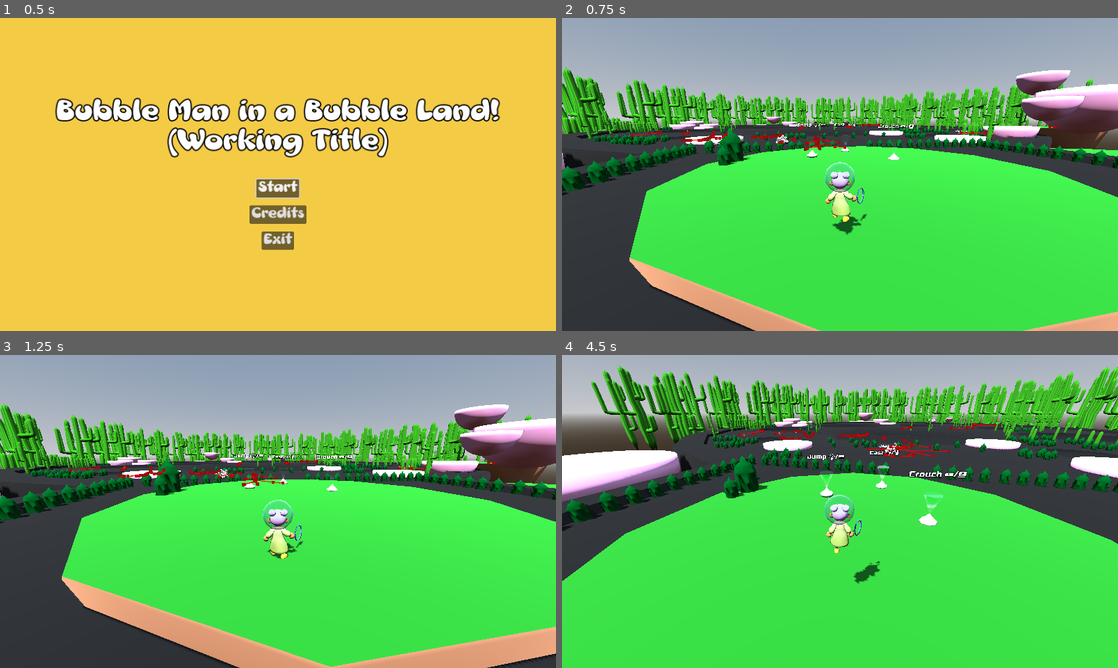
Above: before the commit, frames 1-4 (two rows, left to right).
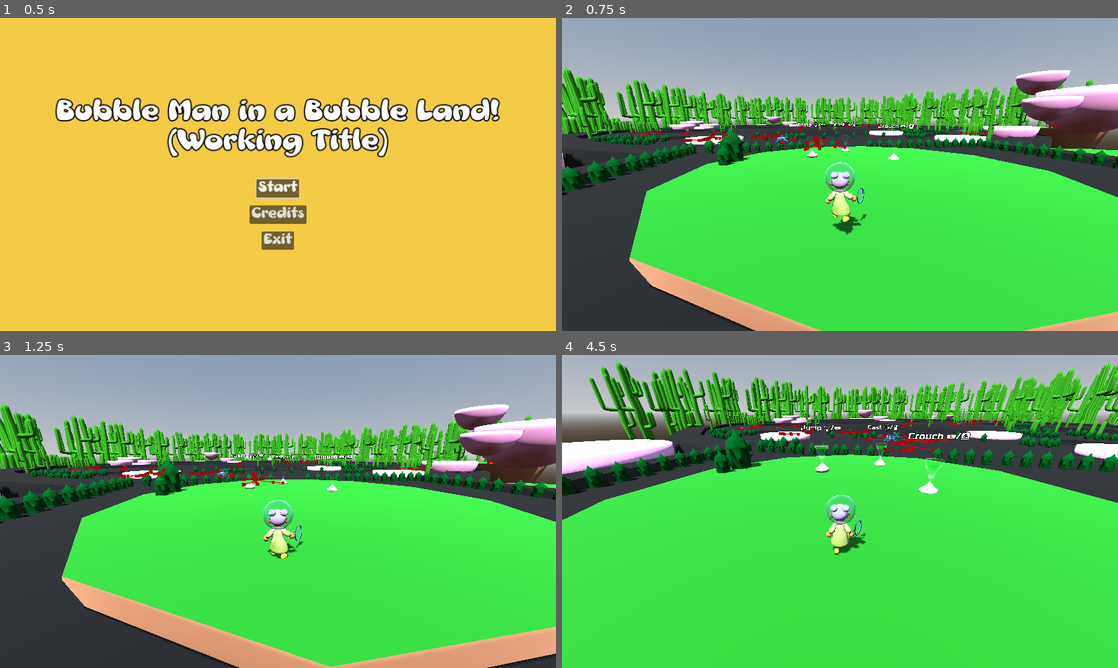
Above: after the commit, the same moments.

Repository: Gertkeno/GGJ2025
Game: Godot game, scene res://main_menu.tscn
Same seed, same stepped clock (60 frames per second), same inputs: the game is played once before the commit and once after it.
Inputs (mouse positions are in pixels of both pictures, inside the frame that each line leads up to):
- Up to frame 1 (0.5 s): no input
- Up to frame 2 (0.75 s): click "Start" at 0.5 s
- Up to frame 3 (1.25 s): no input
- Up to frame 4 (4.5 s): move the mouse to (962, 495) at 1.27 s; press the mouse at (962, 495) at 1.28 s; hold Right (right) 1.28-2.03 s; tap Space (jump) at 1.52, 2.27, 3.77 s; move the mouse to (812, 511) at 2.02 s; release the mouse at (812, 511) at 2.03 s; hold Up (forward) from 2.03 s (still down); tap Shift (crouch) at 2.1, 3.6 s; move the mouse to (851, 505) at 2.77 s; press the mouse at (851, 505) at 2.78 s; move the mouse to (834, 517) at 3.52 s; release the mouse at (834, 517) at 3.53 s; move the mouse to (878, 514) at 4.27 s; press the mouse at (878, 514) at 4.28 s

Frame 1 is identical in both runs. In frame 2, less than 0.1% of the frame differs, in the area x 17-88%, y 34-41%; in frame 3, less than 0.1%; in frame 4, 26%, in the area x 0-100%, y 1-74%.

Commit message:
using glb updated uv mapped animals

Diff:
--- /dev/null
+++ b/Bubble/BubbleMat_Animal.tres
@@ -0,0 +1,24 @@
+[gd_resource type="ShaderMaterial" load_steps=3 format=3 uid="uid://ub384db6bbl5"]
+
+[ext_resource type="Shader" path="res://Bubble/Bubble.gdshader" id="1_asa8j"]
+[ext_resource type="Texture2D" uid="uid://bvb4a33lypxvj" path="res://Bubble/Marble 13 - 256x256.png" id="2_mnykk"]
+
+[resource]
+resource_local_to_scene = true
+render_priority = 0
+shader = ExtResource("1_asa8j")
+shader_parameter/noise_scale = 0.34
+shader_parameter/tint_color = Color(0.309804, 0.501961, 0.835294, 0.392157)
+shader_parameter/rim_color = Color(0.459601, 0.627507, 0.984821, 1)
+shader_parameter/fresnel_power = 2.665
+shader_parameter/fresnel_offset = 0.739
+shader_parameter/distortion_speed = 0.632
+shader_parameter/distortion_direction = Vector2(0, 0.31)
+shader_parameter/distortion_scale = 0.339
+shader_parameter/distortion_factor = 0.36
+shader_parameter/ripple_state = 0.0
+shader_parameter/ripple_strength = 0.567
+shader_parameter/ripple_speed = 16.667
+shader_parameter/point_strength = 1.316
+shader_parameter/ripple_direction = Vector3(0.46, 1.09, 1.71)
+shader_parameter/noise_texture = ExtResource("2_mnykk")
--- a/DefenseBeast/defense_beast.tscn
+++ b/DefenseBeast/defense_beast.tscn
@@ -1,10 +1,11 @@
-[gd_scene load_steps=8 format=3 uid="uid://bso8oicnpy2nr"]
+[gd_scene load_steps=9 format=3 uid="uid://bso8oicnpy2nr"]
 
 [ext_resource type="Script" path="res://DefenseBeast/defense_beast.gd" id="1_363l7"]
 [ext_resource type="PackedScene" uid="uid://by4by86dfprkd" path="res://System/bubble_animal.tscn" id="2_30sx1"]
 [ext_resource type="Script" path="res://System/default_behavior.gd" id="2_ljxhn"]
 [ext_resource type="Script" path="res://DefenseBeast/defense_behavior.gd" id="3_cdged"]
-[ext_resource type="PackedScene" uid="uid://dkne88ysu1rjf" path="res://Assets/Bub Defensive.fbx" id="4_a17be"]
+[ext_resource type="PackedScene" uid="uid://4tk1x4ghtj65" path="res://Assets/defensive.glb" id="4_dcbrm"]
+[ext_resource type="Material" uid="uid://ub384db6bbl5" path="res://Bubble/BubbleMat_Animal.tres" id="5_qagie"]
 
 [sub_resource type="SphereShape3D" id="SphereShape3D_25x5b"]
 
@@ -20,11 +21,13 @@
 script = ExtResource("2_ljxhn")
 
 [node name="BubbleAnimal" parent="DefaultBehavior" instance=ExtResource("2_30sx1")]
-transform = Transform3D(1, 0, 0, 0, 1, 0, 0, 0, 1, 0, 0, 0)
 collision_mask = 171
 
-[node name="Bub Defensive" parent="DefaultBehavior/BubbleAnimal" instance=ExtResource("4_a17be")]
-transform = Transform3D(-0.2, 0, -1.74846e-08, 0, 0.2, 0, 1.74846e-08, 0, -0.2, 0, -1, 0)
+[node name="defensive" parent="DefaultBehavior/BubbleAnimal" instance=ExtResource("4_dcbrm")]
+transform = Transform3D(-0.2, 0, 1.74846e-08, 0, 0.2, 0, -1.74846e-08, 0, -0.2, 0, -1, 0)
+
+[node name="Cube_010" parent="DefaultBehavior/BubbleAnimal/defensive/Defensive/Skeleton3D" index="0"]
+surface_material_override/0 = ExtResource("5_qagie")
 
 [node name="BullhornArea" type="Area3D" parent="DefaultBehavior/BubbleAnimal"]
 transform = Transform3D(-0.00796779, 0, -0.999969, 0, 1, 0, 0.999969, 0, -0.00796779, 0, 0, 0)
@@ -48,3 +51,5 @@
 [connection signal="on_notice_player" from="DefaultBehavior/BubbleAnimal" to="." method="_on_bubble_animal_notice_player"]
 [connection signal="body_entered" from="DefaultBehavior/BubbleAnimal/BullhornArea" to="." method="_on_bullhorn_body_entered"]
 [connection signal="timeout" from="DefenseBehavior/DizzyTimer" to="." method="_on_dizzy_timer_timeout"]
+
+[editable path="DefaultBehavior/BubbleAnimal/defensive"]
--- a/PassiveBeast/passive_beast.gd
+++ b/PassiveBeast/passive_beast.gd
@@ -5,6 +5,7 @@
 @onready var default_behavior: DefaultBehavior = $DefaultBehavior
 
 @export var default_curve: Path3D
+@export var descriptor: AnimalDescriptor
 
 # Called when the node enters the scene tree for the first time.
 func _ready() -> void:
@@ -12,9 +13,5 @@
 	default_behavior.init_curve_points(default_curve)
 
 
-# Called every frame. 'delta' is the elapsed time since the previous frame.
-func _process(delta: float) -> void:
-	pass
-
 func _physics_process(delta: float) -> void:
 	default_behavior.process_behavior(delta)
--- a/PassiveBeast/passive_beast.tscn
+++ b/PassiveBeast/passive_beast.tscn
@@ -1,22 +1,30 @@
-[gd_scene load_steps=5 format=3 uid="uid://cnhgr7fee8oqu"]
+[gd_scene load_steps=7 format=3 uid="uid://cnhgr7fee8oqu"]
 
+[ext_resource type="Script" path="res://PassiveBeast/passive_beast.gd" id="1_3em5o"]
 [ext_resource type="Script" path="res://System/default_behavior.gd" id="1_gn4yw"]
 [ext_resource type="PackedScene" uid="uid://by4by86dfprkd" path="res://System/bubble_animal.tscn" id="2_ek4cg"]
-[ext_resource type="PackedScene" uid="uid://d3nsc1fnq0ihd" path="res://Assets/Bub Passive.fbx" id="3_t47q6"]
+[ext_resource type="PackedScene" uid="uid://bdfbnb33vy7hb" path="res://Assets/passive.glb" id="3_qpnde"]
+[ext_resource type="Material" uid="uid://ub384db6bbl5" path="res://Bubble/BubbleMat_Animal.tres" id="4_bd7m2"]
 
 [sub_resource type="SphereShape3D" id="SphereShape3D_x3urc"]
 
 [node name="PassiveBeast" type="Node3D"]
 transform = Transform3D(1, 0, 0, 0, 1, 0, 0, 0, 1, 0, 0, 2.494)
+script = ExtResource("1_3em5o")
 
 [node name="DefaultBehavior" type="Node3D" parent="."]
 script = ExtResource("1_gn4yw")
 
 [node name="BubbleAnimal" parent="DefaultBehavior" instance=ExtResource("2_ek4cg")]
 
-[node name="Bub Passive" parent="DefaultBehavior/BubbleAnimal" instance=ExtResource("3_t47q6")]
-transform = Transform3D(-0.2, 0, -1.74846e-08, 0, 0.2, 0, 1.74846e-08, 0, -0.2, 0, -0.5, 0)
+[node name="passive" parent="DefaultBehavior/BubbleAnimal" instance=ExtResource("3_qpnde")]
+transform = Transform3D(-0.2, 0, -3.01992e-08, 0, 0.2, 0, 3.01992e-08, 0, -0.2, 0, -0.5, 0)
+
+[node name="Icosphere_003" parent="DefaultBehavior/BubbleAnimal/passive/Passive/Skeleton3D" index="0"]
+surface_material_override/0 = ExtResource("4_bd7m2")
 
 [node name="CollisionShape3D" type="CollisionShape3D" parent="DefaultBehavior/BubbleAnimal"]
 transform = Transform3D(1, 0, 0, 0, 1, 0, 0, 0, 1, 0, 0.5, 0)
 shape = SubResource("SphereShape3D_x3urc")
+
+[editable path="DefaultBehavior/BubbleAnimal/passive"]
--- a/SkittishBeast/skittish_beast.gd
+++ b/SkittishBeast/skittish_beast.gd
@@ -7,6 +7,7 @@
 
 @export var default_curve: Path3D
 @export_range(1.0, 20.0, 0.1) var distance_to_run_away: float = 7.0
+@export var descriptor: AnimalDescriptor
 
 var rng = RandomNumberGenerator.new()
 
@@ -16,15 +17,13 @@
 	default_behavior.init_curve_points(default_curve)
 	skittish_behavior.bubble_animal = bubble_animal
 
-# Called every frame. 'delta' is the elapsed time since the previous frame.
-func _process(delta: float) -> void:
-	pass
 
 func _physics_process(delta: float) -> void:
 	if bubble_animal.get_parent() == default_behavior:
 		default_behavior.process_behavior(delta) # do default behavior stuff
 	else:
 		skittish_behavior.process_behavior(delta) # do defense behavior stuff
+
 
 func _on_bubble_animal_notice_player(player: Player) -> void:
 	# do the collisioning
@@ -34,9 +33,9 @@
 
 		bubble_animal.move_speed = 8
 
-		var displacement = bubble_animal.global_position - player.global_position
+		var displacement: Vector3 = bubble_animal.global_position - player.global_position
 		displacement.normalized()
-		var random_angle = rng.randf_range(-0.349066, 0.349066)
+		var random_angle := rng.randf_range(-0.349066, 0.349066)
 		displacement.rotated(Vector3.UP, random_angle)
 
 		displacement *= distance_to_run_away
--- a/SkittishBeast/skittish_beast.tscn
+++ b/SkittishBeast/skittish_beast.tscn
@@ -1,10 +1,11 @@
-[gd_scene load_steps=7 format=3 uid="uid://lgyoq0xx03pq"]
+[gd_scene load_steps=8 format=3 uid="uid://lgyoq0xx03pq"]
 
 [ext_resource type="Script" path="res://SkittishBeast/skittish_beast.gd" id="1_th50f"]
 [ext_resource type="Script" path="res://System/default_behavior.gd" id="2_vu02e"]
 [ext_resource type="PackedScene" uid="uid://by4by86dfprkd" path="res://System/bubble_animal.tscn" id="3_4q112"]
 [ext_resource type="Script" path="res://SkittishBeast/skittish_behavior.gd" id="3_bjsvn"]
-[ext_resource type="PackedScene" uid="uid://lleikludwv7j" path="res://Assets/Bub Skittish.fbx" id="4_hpw6l"]
+[ext_resource type="PackedScene" uid="uid://bb03dilco4x58" path="res://Assets/skittish.glb" id="4_4gt8p"]
+[ext_resource type="Material" uid="uid://ub384db6bbl5" path="res://Bubble/BubbleMat_Animal.tres" id="5_1lv1g"]
 
 [sub_resource type="SphereShape3D" id="SphereShape3D_6erl0"]
 
@@ -17,8 +18,11 @@
 
 [node name="BubbleAnimal" parent="DefaultBehavior" instance=ExtResource("3_4q112")]
 
-[node name="Bub Skittish" parent="DefaultBehavior/BubbleAnimal" instance=ExtResource("4_hpw6l")]
+[node name="skittish" parent="DefaultBehavior/BubbleAnimal" instance=ExtResource("4_4gt8p")]
 transform = Transform3D(-0.2, 0, -3.01992e-08, 0, 0.2, 0, 3.01992e-08, 0, -0.2, 0, -0.5, 0)
+
+[node name="Cube_003" parent="DefaultBehavior/BubbleAnimal/skittish/Skittish/Skeleton3D" index="0"]
+surface_material_override/0 = ExtResource("5_1lv1g")
 
 [node name="CollisionShape3D" type="CollisionShape3D" parent="DefaultBehavior/BubbleAnimal"]
 transform = Transform3D(1, 0, 0, 0, 1, 0, 0, 0, 1, 0, 0.5, 0)
@@ -29,3 +33,5 @@
 
 [connection signal="on_notice_player" from="DefaultBehavior/BubbleAnimal" to="." method="_on_bubble_animal_notice_player"]
 [connection signal="finished_fleeing" from="SkittishBehavior" to="." method="_on_skittish_behavior_finished_fleeing"]
+
+[editable path="DefaultBehavior/BubbleAnimal/skittish"]
--- a/System/player.gd
+++ b/System/player.gd
@@ -5,7 +5,7 @@
 const CROUCH_SPEED: float = 3.5
 const GROUND_ACCELERATION: float = 40.0
 const AIR_ACCELERATION: float = 5.0
-const JUMP_VELOCITY: float = 4.5
+const JUMP_VELOCITY: float = 5.5
 
 #region control options
 static var camera_sensitivity: float = 1.0
Binary file changed: Assets/defensive.glb
Binary file changed: Assets/passive.glb
Binary file changed: Assets/skittish.glb
